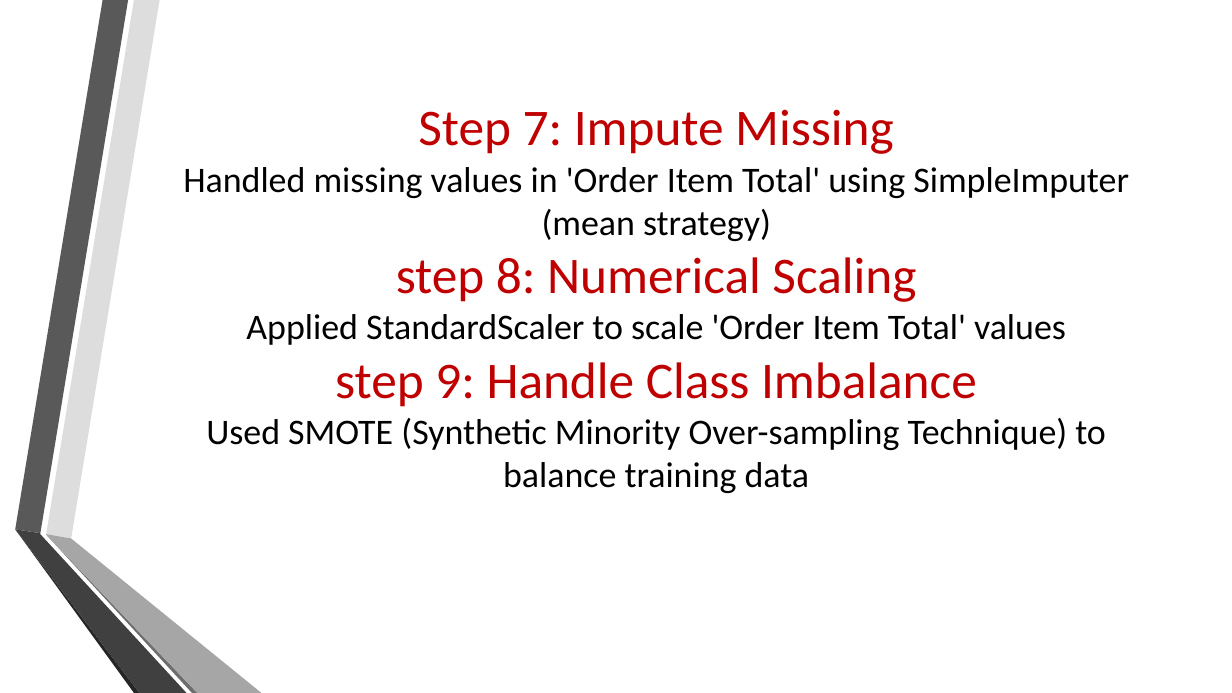
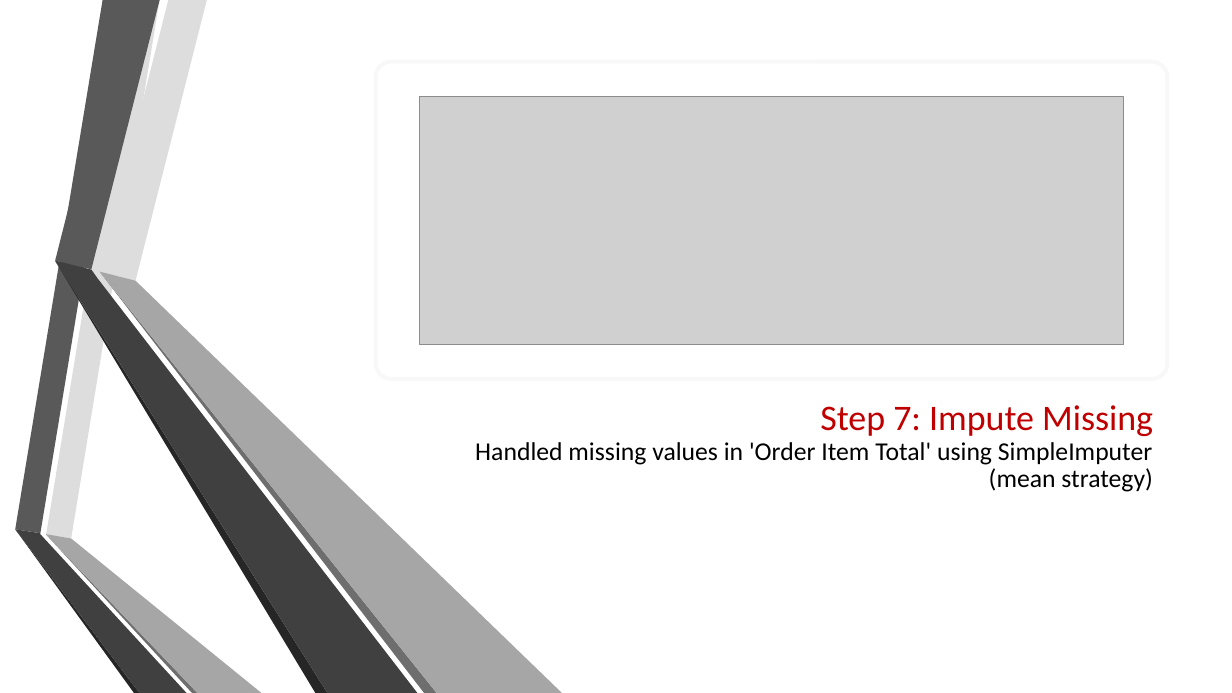
Before and after one commit to mariam530/supply-chain-project, a slide deck: slide 44 of New Microsoft PowerPoint Presentation.pptx. Drawn at 1232x693 pixels with LibreOffice and Linux fonts; fonts in the diff are those of the drawing; grey boxes stand for pictures; background and template pictures are left out. Boxes give left, top, right and bottom in pixels: in the first picture for what was removed or moved away, otherwise in the second. Text is boxed around its words. In the diff, an @@ line names an element or a change of style, - is before the commit and + after.

```diff
--- a/New Microsoft PowerPoint Presentation.pptx
+++ b/New Microsoft PowerPoint Presentation.pptx
@@ rounded rectangle added at (x1=376, y1=62, x2=1168, y2=379), fill #FFFFFF, outline #BABABA 3 pt @@
@@ picture added at (x1=420, y1=96, x2=1123, y2=344) @@
@@ group added at (x1=55, y1=0, x2=563, y2=693): 6 freeform shapes @@
@@ title "Step 7: Impute Missing Handled ..." at (x1=475, y1=405, x2=1153, y2=492): vertical alignment middle to bottom @@
@@ title at (x1=475, y1=405, x2=1153, y2=492): text changed; size 28 to 20 pt @@
-Step 7: Impute Missing
-Handled missing values in 'Order Item Total' using SimpleImputer (mean strategy)
-step 8: Numerical Scaling
-Applied StandardScaler to scale 'Order Item Total' values
-step 9: Handle Class Imbalance
-Used SMOTE (Synthetic Minority Over-sampling Technique) to balance training data
+Step 7: Impute Missing
+Handled missing values in 'Order Item Total' using SimpleImputer (mean strategy)
```
Also in this commit, not shown: 1 other slide changed.
